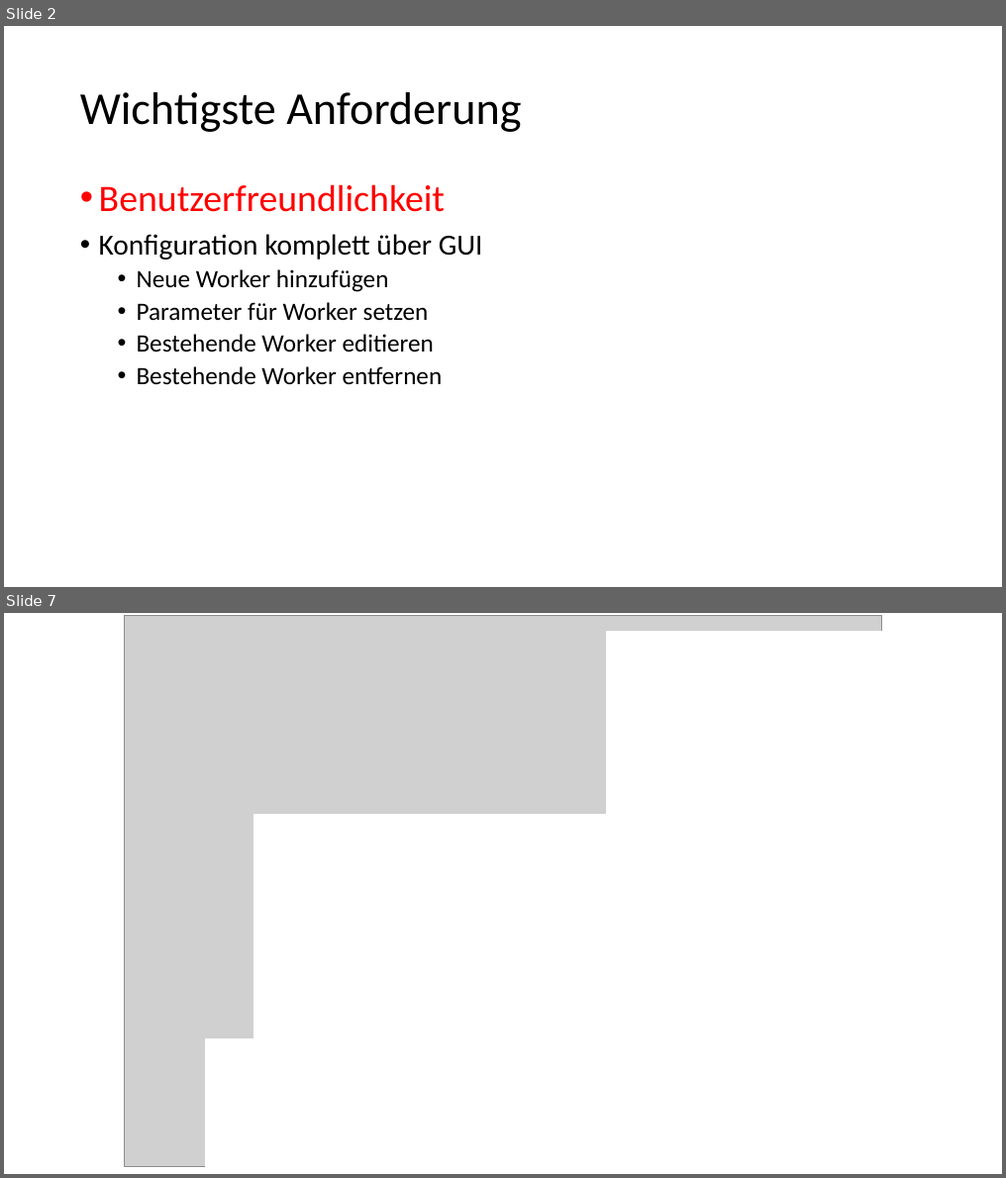
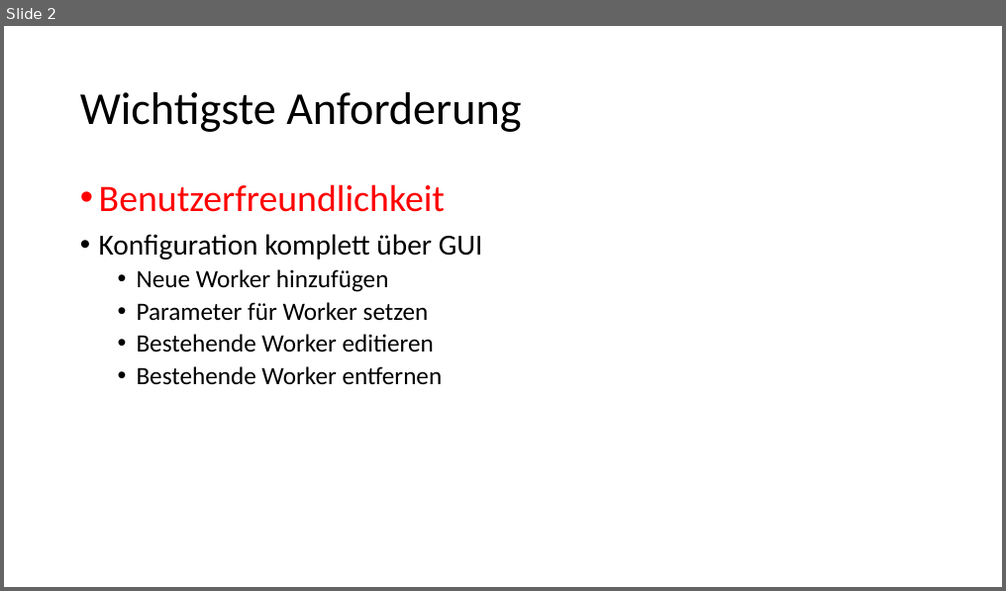
Before and after one commit to Louis9902/Sosse19-SE, a slide deck: Praktikumsbericht/Abschlusspraesentation.pptx. Shown one above the other, each under a label of ours: slides 2 and 7 before the commit, slide 2 after it; the slides between them are not shown. The pictures are 1006x1178 and 1006x591 pixels, drawn with LibreOffice and Linux fonts; fonts in the diff are those of the drawing; grey boxes stand for pictures. Boxes give left, top, right and bottom in pixels: in the first picture for what was removed or moved away, otherwise in the second. Text is boxed around its words. In the diff, an @@ line names an element or a change of style, - is before the commit and + after.

```diff
--- a/Praktikumsbericht/Abschlusspraesentation.pptx
+++ b/Praktikumsbericht/Abschlusspraesentation.pptx
@@ slide 7 removed at box(4, 613, 1002, 1174), background #FFFFFF @@
@@ picture removed at box(124, 615, 882, 1167) @@
@@ rectangle removed at box(607, 632, 1002, 1128) @@
@@ rectangle removed at box(254, 814, 916, 1174) @@
@@ rectangle removed at box(206, 1039, 868, 1174) @@
```
Also in this commit, not shown: 1 slide changed, 10 other slides removed.
